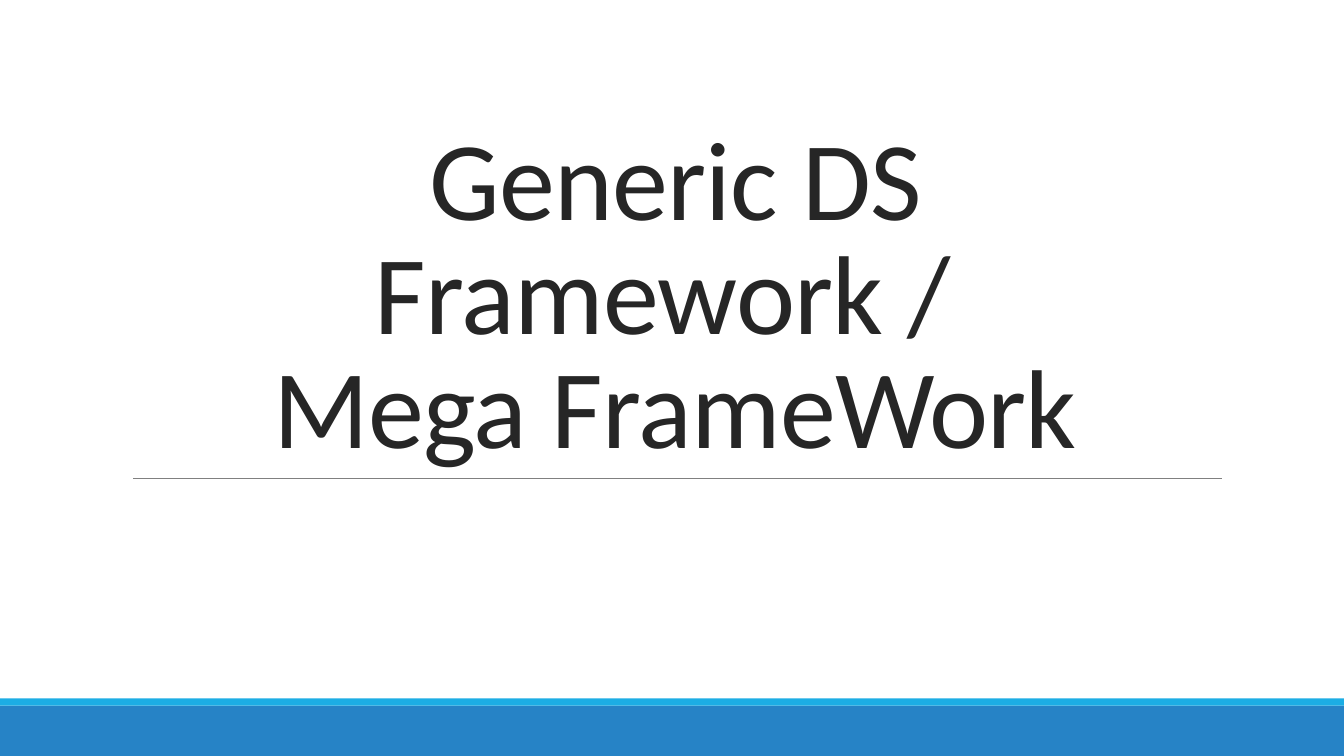
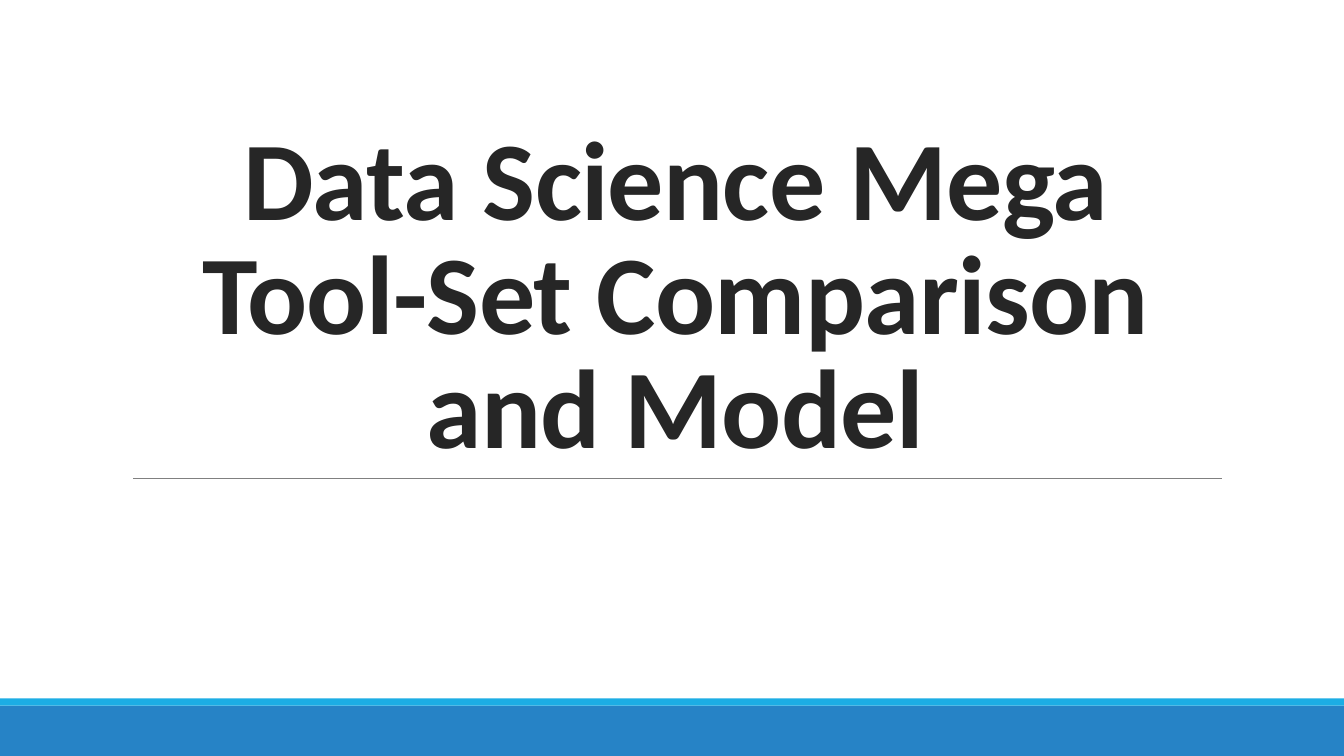
Before and after one commit to DistributedSystems-Fall2018-NEDUET/project-dist_sys, a slide deck: slide 1 of Project Interim Submission/Generic DS Framework.pptx. Drawn at 1344x756 pixels with LibreOffice and Linux fonts; fonts in the diff are those of the drawing. Boxes give left, top, right and bottom in pixels: in the first picture for what was removed or moved away, otherwise in the second. Text is boxed around its words. In the diff, an @@ line names an element or a change of style, - is before the commit and + after.

```diff
--- a/Project Interim Submission/Generic DS Framework.pptx
+++ b/Project Interim Submission/Generic DS Framework.pptx
@@ title at [202, 141, 1149, 449]: text changed; bold on @@
-Generic DS Framework /
-Mega FrameWork
+Data Science Mega Tool-Set Comparison and Model
```
Also in this commit, not shown: 1 other slide changed, 1 other file.
